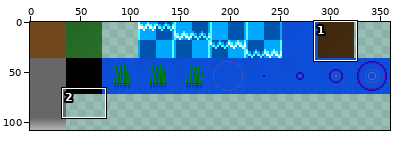
A sprite sheet gets an edit: assets/tilesets/testtileset.png. The first picture is a wide view before the edit; the outline marks the close-up.
Close-up. Old version:
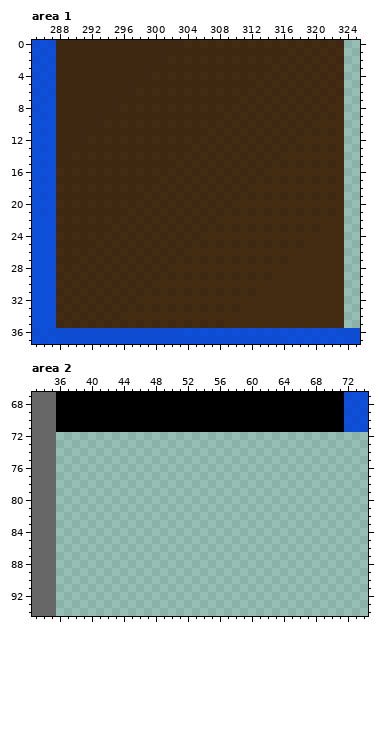
The file is 360x108 pixels. Colours within 5 levels of each other are drawn and written as one. Shown: area 1: x 285..325, y 0..37; area 2: x 33..74, y 67..94. The commit also changed other parts of the picture, which this record leaves out.
Once edited:
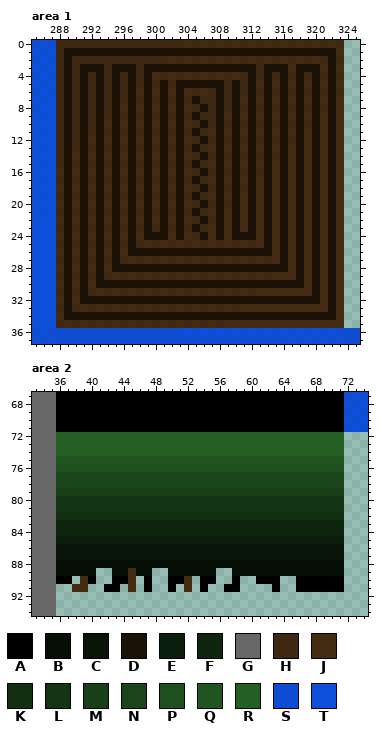
Palette (. is transparent): A #000000  B #060f06  C #081508  D #1c1107  E #0c1f0c  F #0e250e  G #676767  H #3e2811  J #442c12  K #122f12  L #143514  M #183f18  N #1a451a  P #1e4f1e  Q #205520  R #245f24  S #0e4cd1  T #0f50db
From old to new:
Changed rows in their new state; - is an unchanged pixel.
Area 1:
first column x 289:
 1 DDDDDDDDDDDDDDDDDDDDDDDDDDDDDDDDDD
 2 D--------------------------------D
 3 D-DDD-DDD-DDDDDDDDDDDDDD-DDD-DDD-D
 4 D-D-D-D-D-D------------D-D-D-D-D-D
 5 D-D-D-D-D-D-D-DDDDDD-D-D-D-D-D-D-D
 6 D-D-D-D-D-D-D-D----D-D-D-D-D-D-D-D
 7 D-D-D-D-D-D-D-D-D--D-D-D-D-D-D-D-D
 8 D-D-D-D-D-D-D-D--D-D-D-D-D-D-D-D-D
 9 D-D-D-D-D-D-D-D-D--D-D-D-D-D-D-D-D
10 D-D-D-D-D-D-D-D--D-D-D-D-D-D-D-D-D
11 D-D-D-D-D-D-D-D-D--D-D-D-D-D-D-D-D
12 D-D-D-D-D-D-D-D--D-D-D-D-D-D-D-D-D
13 D-D-D-D-D-D-D-D-D--D-D-D-D-D-D-D-D
14 D-D-D-D-D-D-D-D--D-D-D-D-D-D-D-D-D
15 D-D-D-D-D-D-D-D-D--D-D-D-D-D-D-D-D
16 D-D-D-D-D-D-D-D--D-D-D-D-D-D-D-D-D
17 D-D-D-D-D-D-D-D-D--D-D-D-D-D-D-D-D
18 D-D-D-D-D-D-D-D--D-D-D-D-D-D-D-D-D
19 D-D-D-D-D-D-D-D-D--D-D-D-D-D-D-D-D
20 D-D-D-D-D-D-D-D--D-D-D-D-D-D-D-D-D
21 D-D-D-D-D-D-D-D-D--D-D-D-D-D-D-D-D
22 D-D-D-D-D-D-D-D--D-D-D-D-D-D-D-D-D
23 D-D-D-D-D-D-D-D-D--D-D-D-D-D-D-D-D
24 D-D-D-D-D-DDD-D--D-D-DDD-D-D-D-D-D
25 D-D-D-D-D----------------D-D-D-D-D
26 D-D-D-D-DDDDDDDDDDDDDDDDDD-D-D-D-D
27 D-D-D-D--------------------D-D-D-D
28 D-D-D-DDDDDDDDDDDDDDDDDDDDDD-D-D-D
29 D-D-D------------------------D-D-D
30 D-D-DDDDDDDDDDDDDDDDDDDDDDDDDD-D-D
31 D-D----------------------------D-D
32 D-DDDDDDDDDDDDDDDDDDDDDDDDDDDDDD-D
33 D--------------------------------D
34 DDDDDDDDDDDDDDDDDDDDDDDDDDDDDDDDDD
Area 2:
first column x 36:
72 RRRRRRRRRRRRRRRRRRRRRRRRRRRRRRRRRRRR
73 RRRRRRRRRRRRRRRRRRRRRRRRRRRRRRRRRRRR
74 RRRRRRRRRRRRRRRRRRRRRRRRRRRRRRRRRRRR
75 QQQQQQQQQQQQQQQQQQQQQQQQQQQQQQQQQQQQ
76 PPPPPPPPPPPPPPPPPPPPPPPPPPPPPPPPPPPP
77 NNNNNNNNNNNNNNNNNNNNNNNNNNNNNNNNNNNN
78 NNNNNNNNNNNNNNNNNNNNNNNNNNNNNNNNNNNN
79 MMMMMMMMMMMMMMMMMMMMMMMMMMMMMMMMMMMM
80 LLLLLLLLLLLLLLLLLLLLLLLLLLLLLLLLLLLL
81 LLLLLLLLLLLLLLLLLLLLLLLLLLLLLLLLLLLL
82 KKKKKKKKKKKKKKKKKKKKKKKKKKKKKKKKKKKK
83 FFFFFFFFFFFFFFFFFFFFFFFFFFFFFFFFFFFF
84 FFFFFFFFFFFFFFFFFFFFFFFFFFFFFFFFFFFF
85 EEEEEEEEEEEEEEEEEEEEEEEEEEEEEEEEEEEE
86 CCCCCCCCCCCCCCCCCCCCCCCCCCCCCCCCCCCC
87 CCCCCCCCCCCCCCCCCCCCCCCCCCCCCCCCCCCC
88 BBBBBBBBBBBBBBBBBBBBBBBBBBBBBBBBBBBB
89 BBBBB--BBJBB--BBBBBB--BBBBBBBBBBBBBB
90 AA-JA--AAJ-A--AAJ-AA--A--AAA--AAAAAA
91 --JJ--AA-J-A--A-J-A--AA----A--AAAAAA
